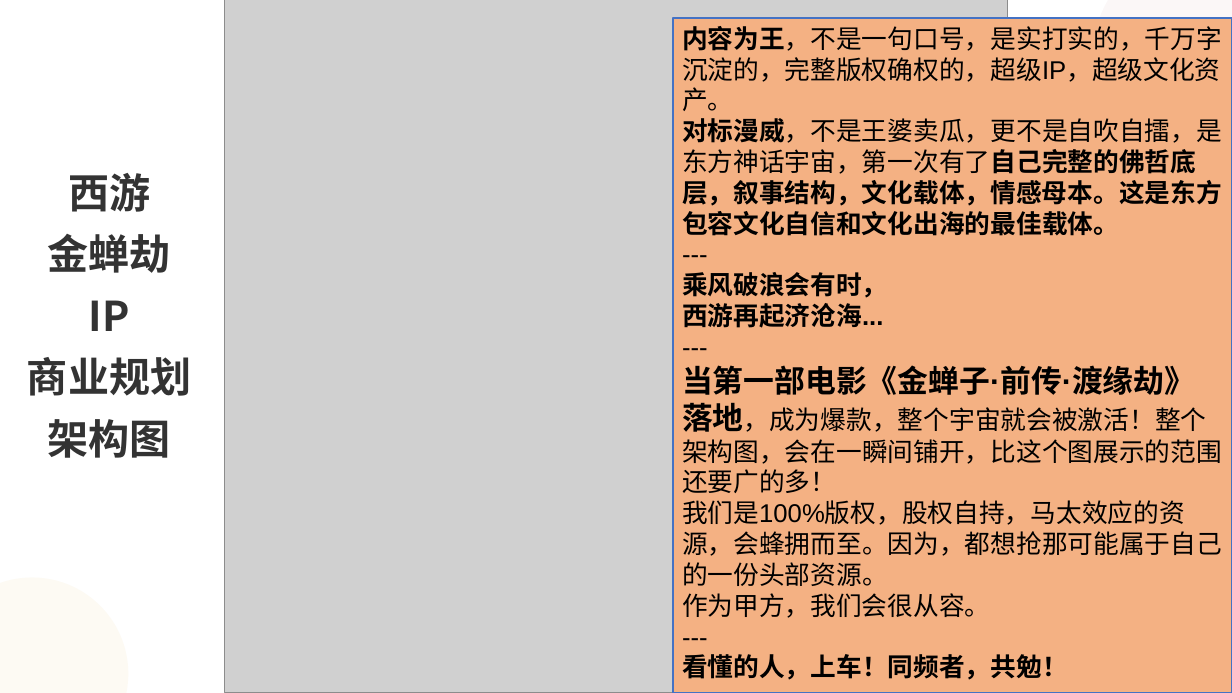
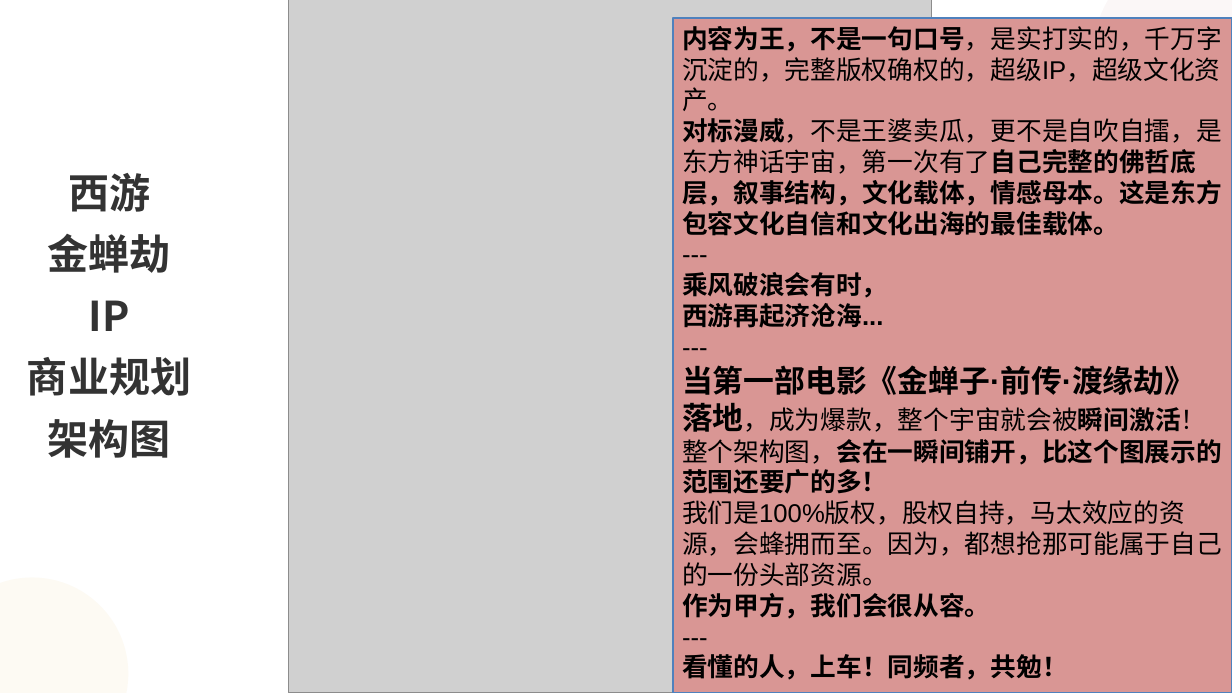
Before and after one commit to ofirm-git/jcj, a slide deck: slide 14 of dyjalun.pptx. Drawn at 1232x693 pixels with LibreOffice and Linux fonts; fonts in the diff are those of the drawing; grey boxes stand for pictures. Boxes give left, top, right and bottom in pixels: in the first picture for what was removed or moved away, otherwise in the second. Text is boxed around its words. In the diff, an @@ line names an element or a change of style, - is before the commit and + after.

```diff
--- a/dyjalun.pptx
+++ b/dyjalun.pptx
@@ picture: place and size @@
-picture at (225,0,1007,693)
+picture at (288,0,932,693)
@@ rectangle "内容为王，不是一句口号，是实打实的，千万字沉淀的，完整版权确权的，超级IP，超级文化资产。" at (673,18,1232,693): fill #F4B183 to #D99694; outline #4472C4 2 pt to #4F81BD 2 pt @@
@@ text in rectangle at (682,26,1222,619): bold on in "内容为王，不是一句口号，是实打实的，千万字沉淀的，完整版权确权的，超级IP，超级文化资产。", "作为甲方，我们会很从容。" @@
@@ text in rectangle at (682,365,1222,494): text changed; bold on @@
-当第一部电影《金蝉子·前传·渡缘劫》落地，成为爆款，整个宇宙就会被激活！整个架构图，会在一瞬间铺开，比这个图展示的范围还要广的多！
+当第一部电影《金蝉子·前传·渡缘劫》落地，成为爆款，整个宇宙就会被瞬间激活！整个架构图，会在一瞬间铺开，比这个图展示的范围还要广的多！
```
Also in this commit, not shown: 11 other slides changed, 1 slide added, 1 other file.
